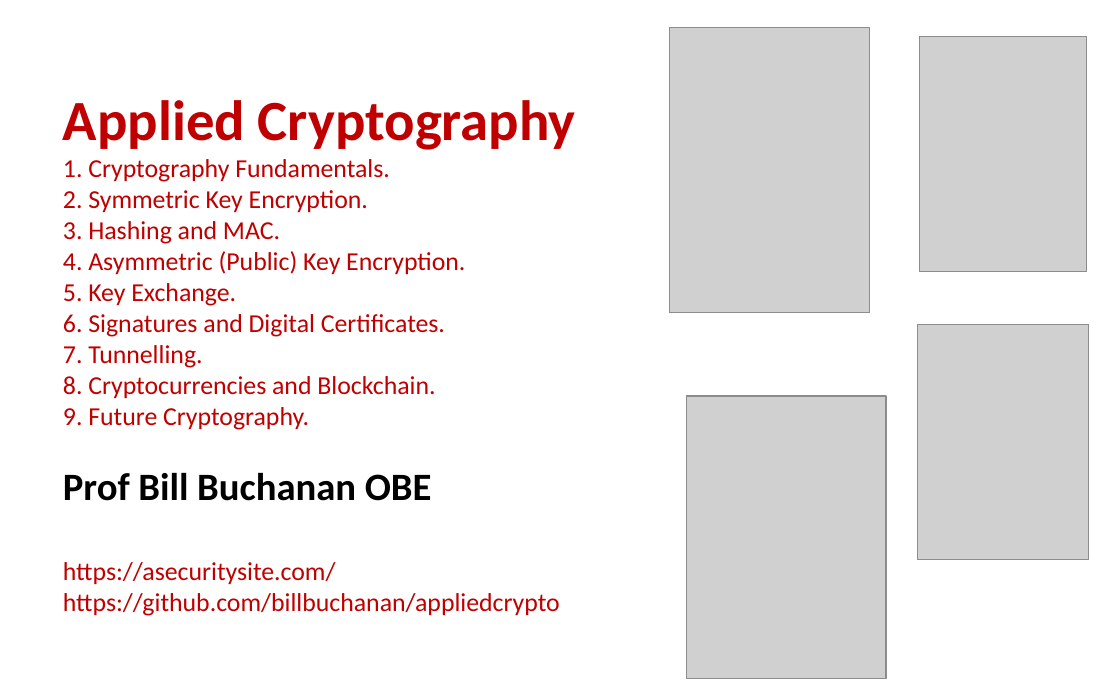
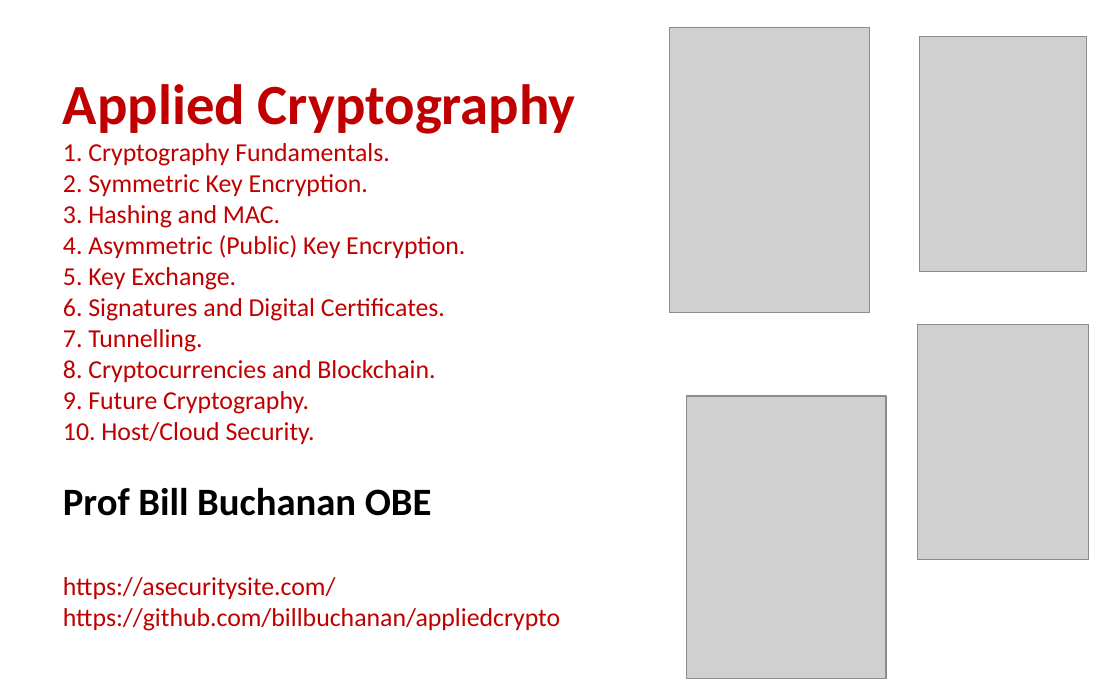
Before and after one commit to billbuchanan/appliedcrypto, a slide deck: slide 17 of unit00_introduction/unit01_introduction.pptx. Drawn at 1120x700 pixels with LibreOffice and Linux fonts; fonts in the diff are those of the drawing; grey boxes stand for pictures. Boxes give left, top, right and bottom in pixels: in the first picture for what was removed or moved away, otherwise in the second. Text is boxed around its words. In the diff, an @@ line names an element or a change of style, - is before the commit and + after.

```diff
--- a/unit00_introduction/unit01_introduction.pptx
+++ b/unit00_introduction/unit01_introduction.pptx
@@ title at (63, 391, 560, 631): text changed @@
-9. Future Cryptography.
-Prof Bill Buchanan OBE
-https://asecuritysite.com/
-https://github.com/billbuchanan/appliedcrypto
+9. Future Cryptography.
+10. Host/Cloud Security.
+Prof Bill Buchanan OBE
+https://asecuritysite.com/
+https://github.com/billbuchanan/appliedcrypto
```
Also in this commit, not shown: 12 other slides changed, 1 slide added, 1 slide removed, 5 other files.
